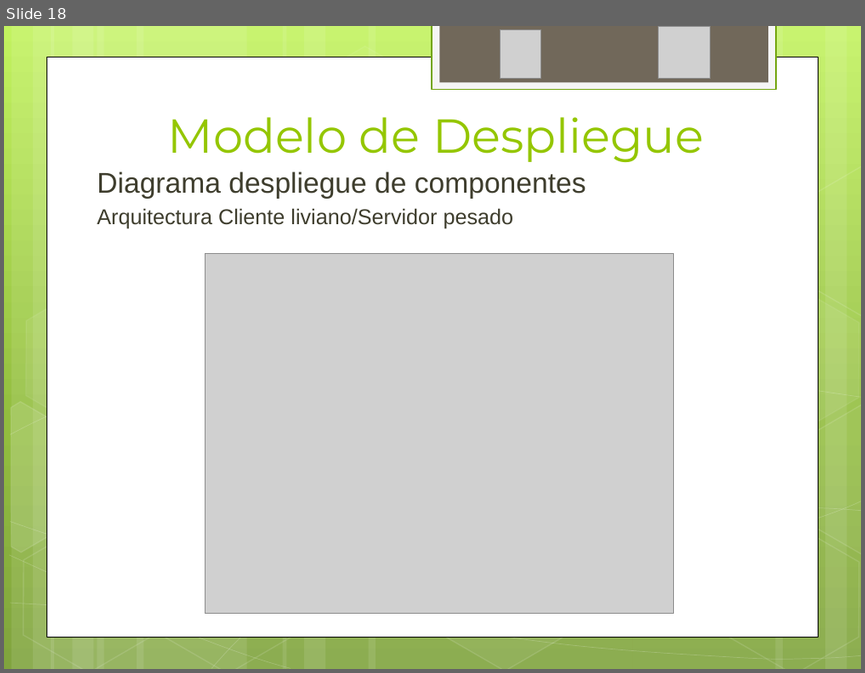
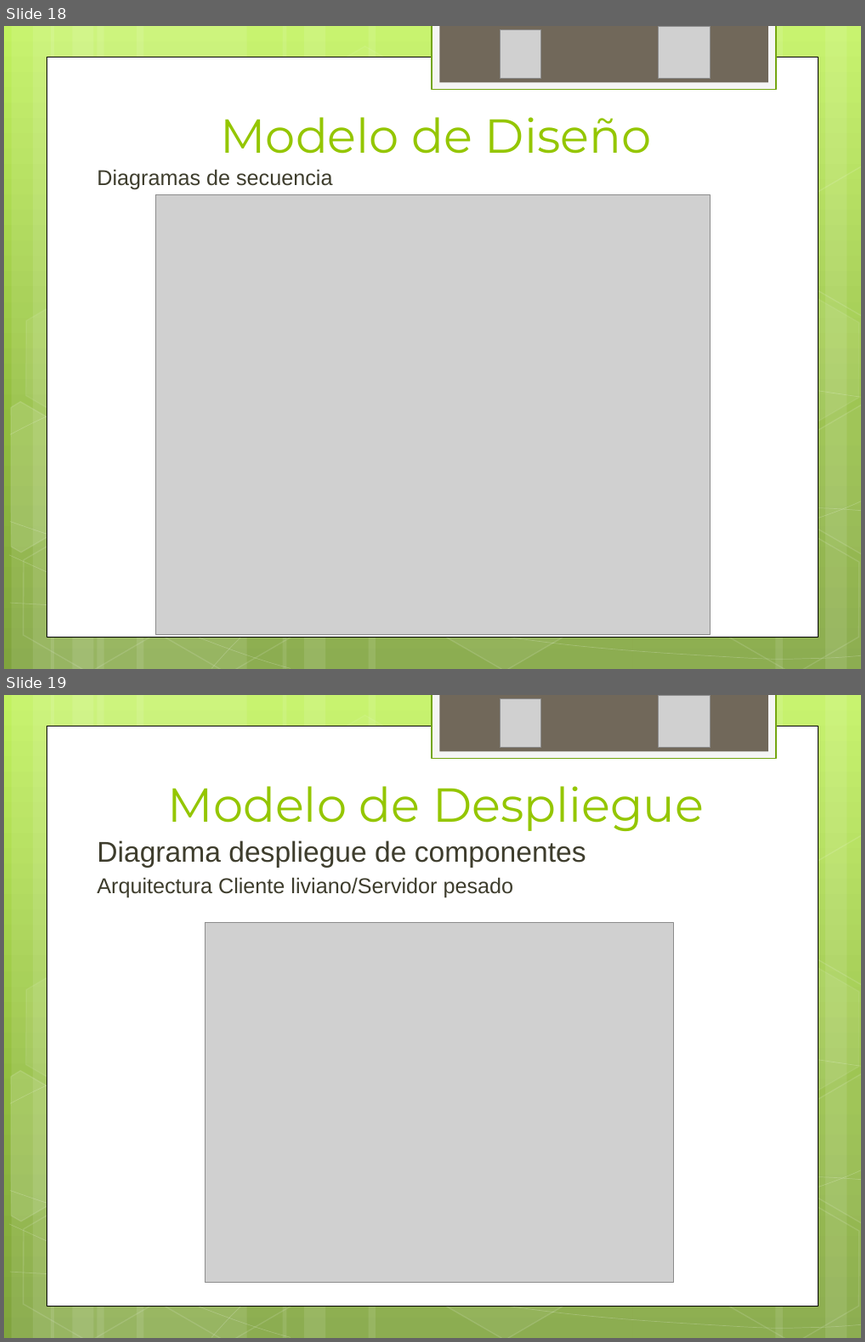
Before and after one commit to ptissera/habilitacion-profesional-2012-4k4, a slide deck: Documentacion/Proyecto/Presentacion Final/Exposicion Final.pptx. Shown one above the other, each under a label of ours: slide 18 before the commit, slides 18 and 19 after it. The pictures are 865x673 and 865x1342 pixels, drawn with LibreOffice and Linux fonts; fonts in the diff are those of the drawing; grey boxes stand for pictures. Boxes give left, top, right and bottom in pixels: in the first picture for what was removed or moved away, otherwise in the second. Text is boxed around its words. In the diff, an @@ line names an element or a change of style, - is before the commit and + after.

```diff
--- a/Documentacion/Proyecto/Presentacion Final/Exposicion Final.pptx
+++ b/Documentacion/Proyecto/Presentacion Final/Exposicion Final.pptx
@@ slide 18 added at (4,26,861,669), background gradient #C3F35F to #93BF3F to #81A53E; not listed: 31 template elements that a slide beside it also shows @@
@@ picture added at (500,29,541,78) @@
@@ picture added at (658,27,711,79) @@
@@ title added at (221,117,651,154), 40 pt, text #94C600 @@
+Modelo de Diseño
@@ text added at (97,169,332,190), 18 pt, text #3E3D2D @@
+Diagramas de secuencia
@@ picture added at (155,195,710,634) @@
@@ what was slide 18 is now slide 19 @@
```
Also in this commit, not shown: 7 slides changed.
